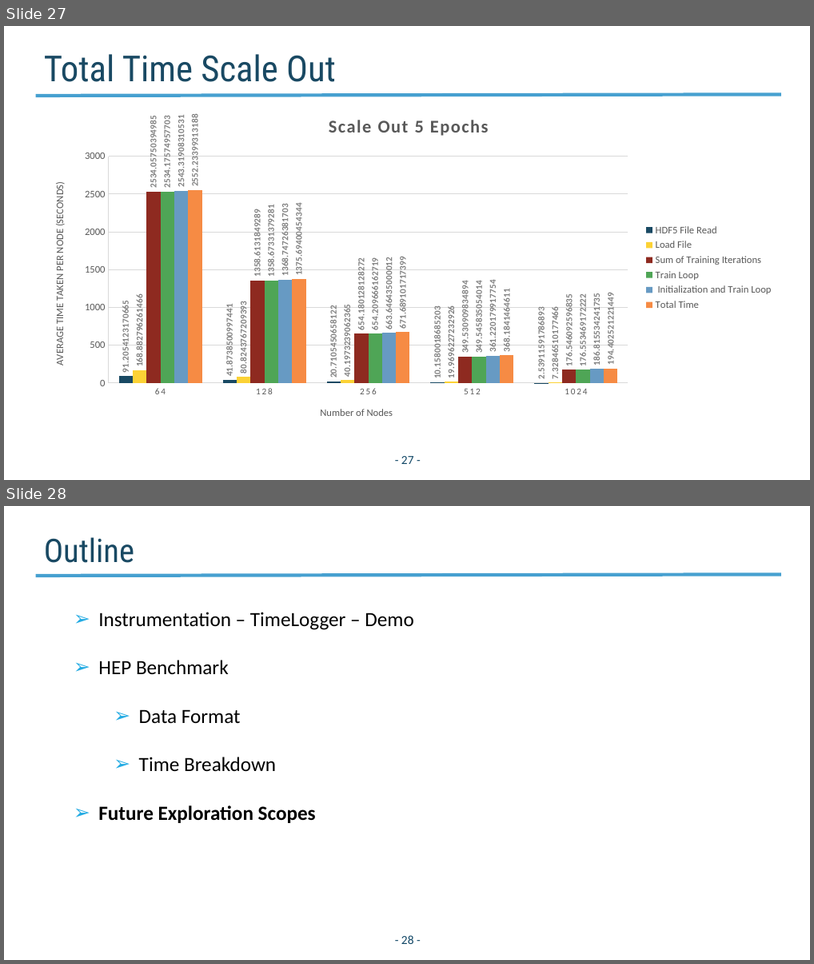
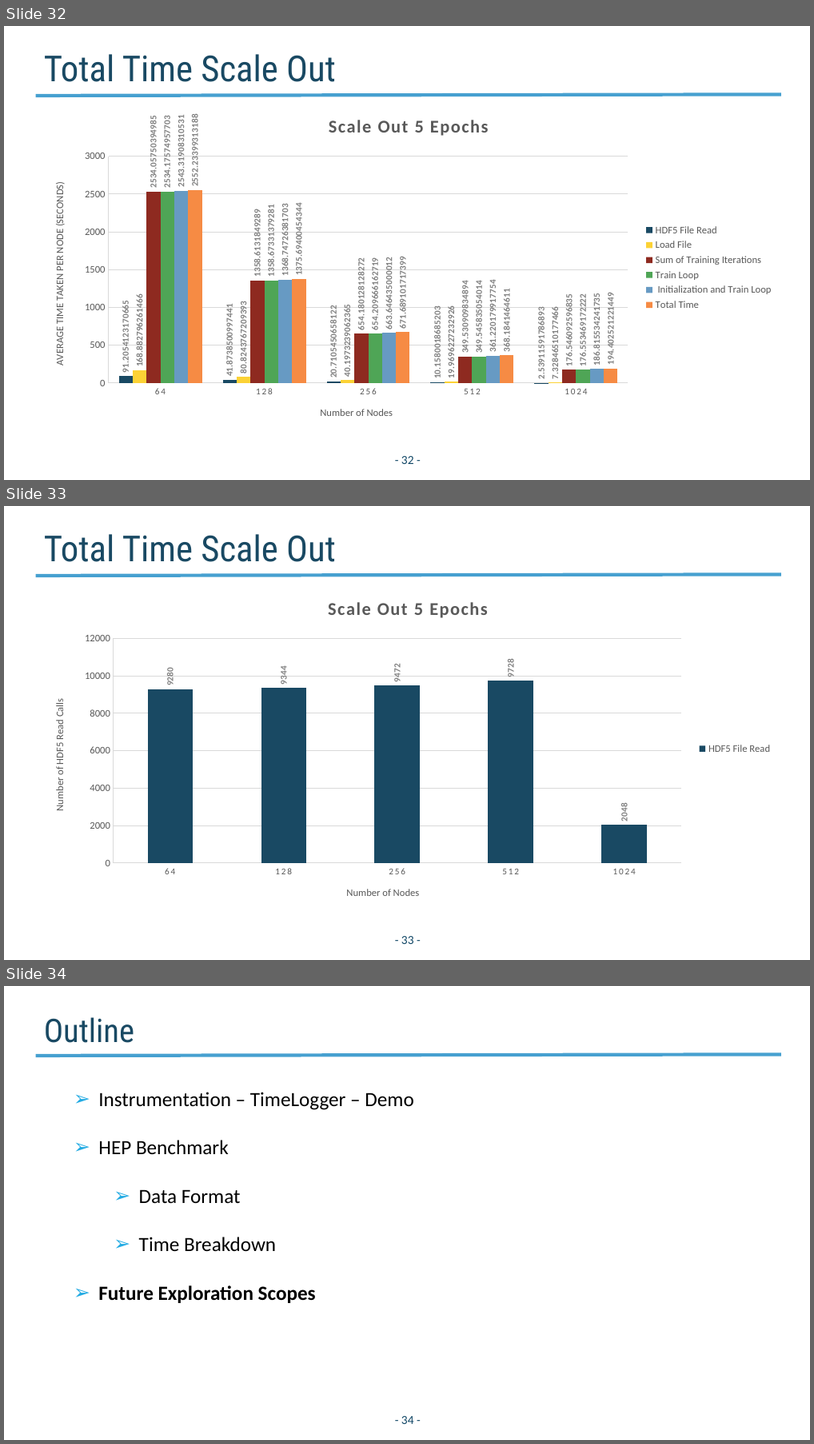
Before and after one commit to NERSC/DL-Parallel-IO, a slide deck: related_works/summary_slides/Project_Progress_Time_Breakdown_IO_20180629.pptx. Shown one above the other, each under a label of ours: slides 27 and 28 before the commit, slides 32, 33 and 34 after it. The pictures are 814x964 and 814x1444 pixels, drawn with LibreOffice and Linux fonts; fonts in the diff are those of the drawing; background and template pictures are left out. Boxes give left, top, right and bottom in pixels: in the first picture for what was removed or moved away, otherwise in the second. Text is boxed around its words. In the diff, an @@ line names an element or a change of style, - is before the commit and + after.

Commit message:
Add HDF5 File Read Count in June 29 presentation slides

```diff
--- a/related_works/summary_slides/Project_Progress_Time_Breakdown_IO_20180629.pptx
+++ b/related_works/summary_slides/Project_Progress_Time_Breakdown_IO_20180629.pptx
@@ slide 33 added at (x1=4, y1=506, x2=810, y2=960), background #FFFFFF; not listed: 1 template element that a slide beside it also shows @@
@@ title added at (x1=44, y1=534, x2=336, y2=562), 32 pt, text #194963 @@
+Total Time Scale Out
@@ column chart added at (x1=35, y1=583, x2=781, y2=915) @@
+title "Scale Out 5 Epochs "
+categories: 64, 128, 256, 512, 1024
+HDF5 File Read: 9280, 9344, 9472, 9728, 2048
@@ page number added at (x1=402, y1=936, x2=414, y2=944), 11 pt, text #114766 @@
+- 33 -
@@ what was slide 27 is now slide 32 @@
@@ page number at (x1=402, y1=456, x2=414, y2=464): text changed @@
-- 27 -
+- 32 -
@@ what was slide 28 is now slide 34 @@
@@ page number at (x1=402, y1=1416, x2=414, y2=1424): text changed @@
-- 28 -
+- 34 -
```
Also in this commit, not shown: 5 other slides added.
